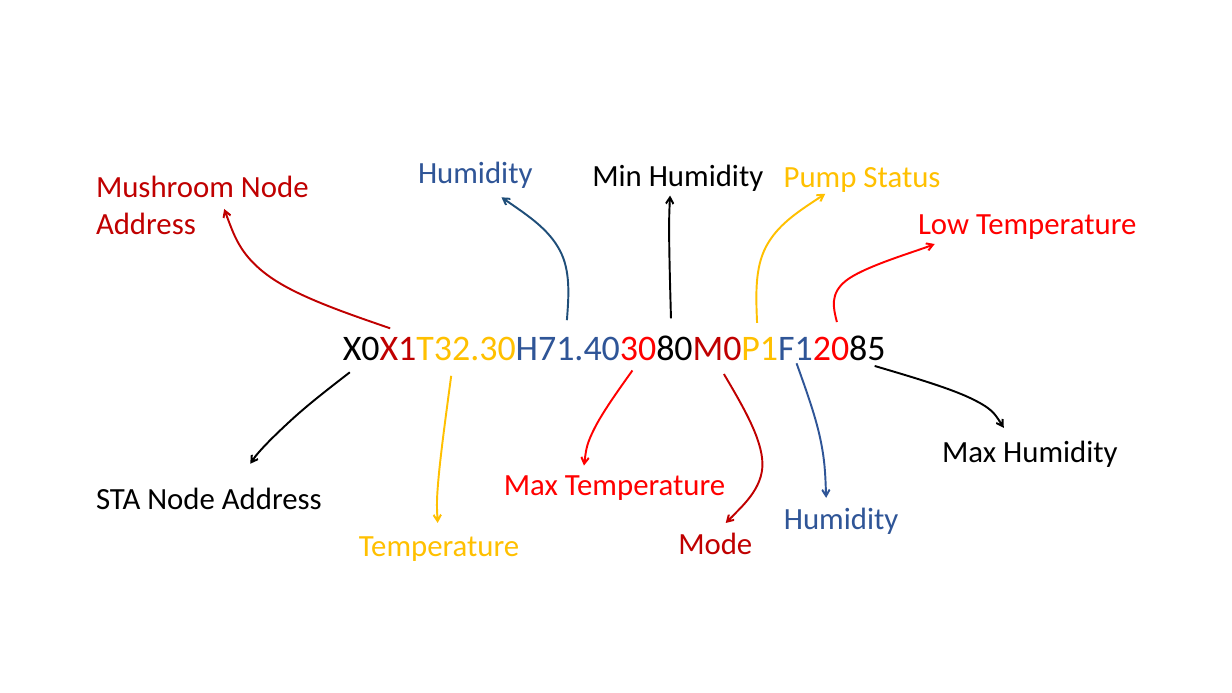
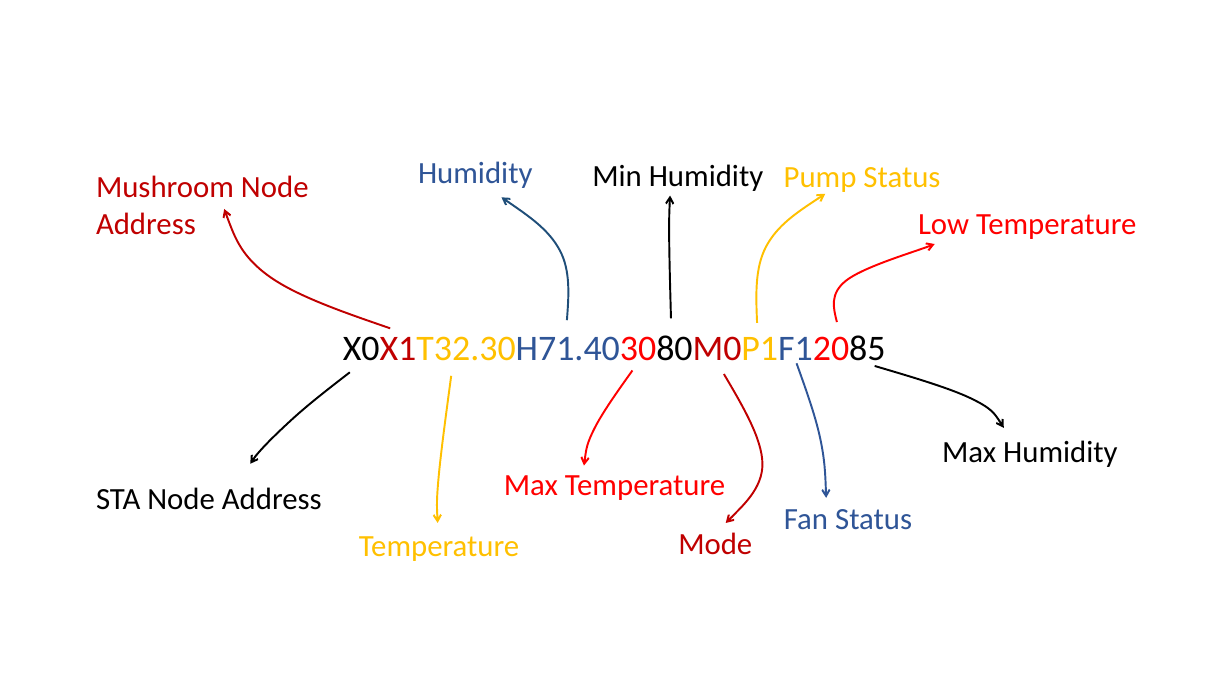
Before and after one commit to narinthon-so/Mushroom-project, a slide deck: slide 1 of Documents/MushroomNodeDataFormat.pptx. Drawn at 1232x693 pixels with LibreOffice and Linux fonts; fonts in the diff are those of the drawing. Boxes give left, top, right and bottom in pixels: in the first picture for what was removed or moved away, otherwise in the second. Text is boxed around its words. In the diff, an @@ line names an element or a change of style, - is before the commit and + after.

```diff
--- a/Documents/MushroomNodeDataFormat.pptx
+++ b/Documents/MushroomNodeDataFormat.pptx
@@ text at (784,509,912,530): text changed @@
-Humidity
+Fan Status
```
Also in this commit, not shown: 45 other files.
